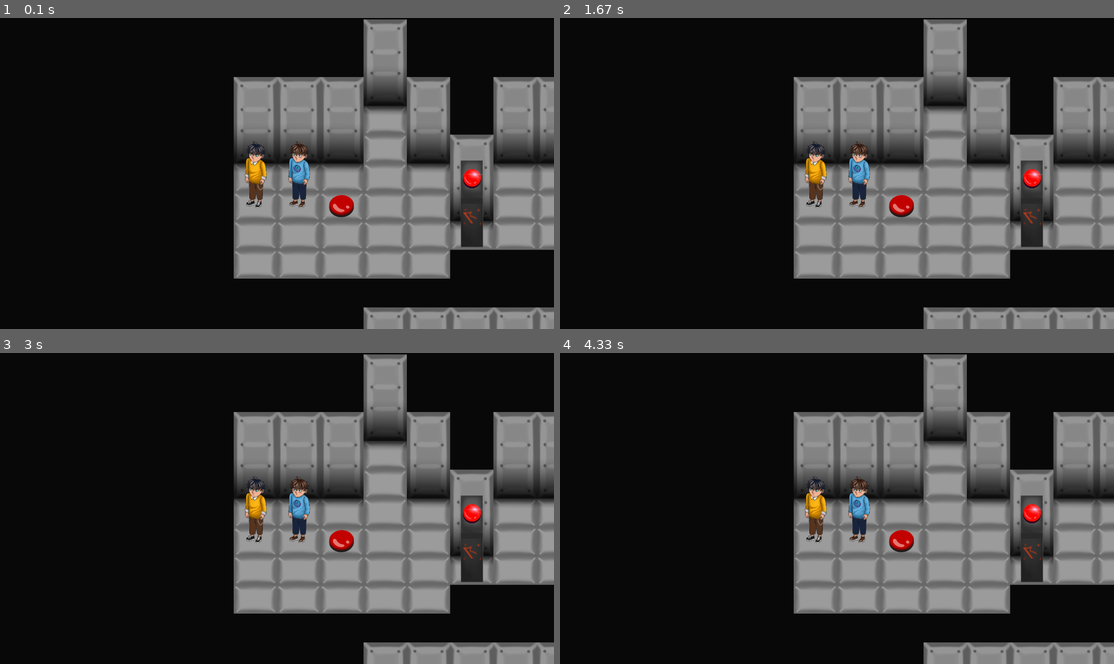
Above: before the commit, frames 1-4 (two rows, left to right).
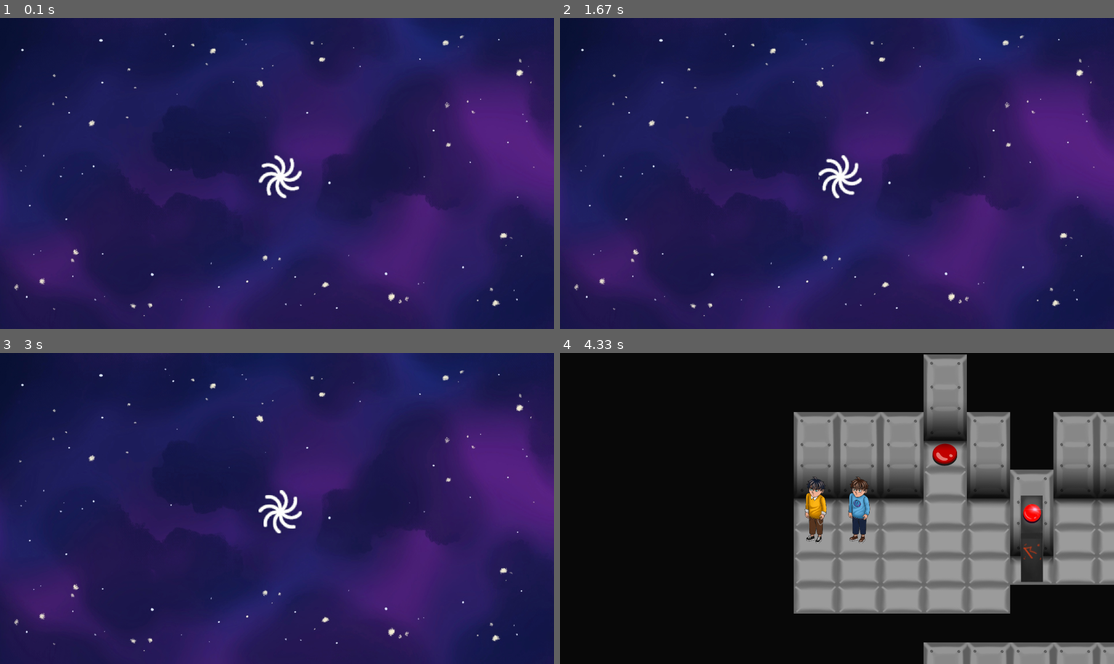
Above: after the commit, the same moments.

Repository: Depiflaks/PyGameProject
Game: pygame game, started from GAME/Main.py
Same seed, same stepped clock (60 frames per second), same inputs: the game is played once before the commit and once after it.
Inputs:
- Up to frame 1 (0.1 s): no input
- Up to frame 2 (1.67 s): no input
- Up to frame 3 (3 s): no input
- Up to frame 4 (4.33 s): no input

The runs differ from the first frame. In frame 1, 100% of the frame differs, in the area x 0-100%, y 0-100%; in frame 2, 100%; in frame 3, 100%; in frame 4, 0.5%.

Commit message:
загрузочный экран

Diff:
--- a/GAME/BattleGround.py
+++ b/GAME/BattleGround.py
@@ -75,7 +75,7 @@
                     if j.act_obj == 777:
                         c += 1
                         if c == 2:
-                            print(1)
+                            return True
                     else:
                         j.cur_frame = 1
                         j.image = j.frames[j.cur_frame]
--- a/GAME/Consts.py
+++ b/GAME/Consts.py
@@ -2,6 +2,7 @@
 WALL_SIZE = 150, 390
 DOOR_SIZE = 150, 300
 PLAYER_SIZE = 150, 250
+LOADING_SIZE = 150, 150
 FPS = 60
 SPEED = 400
 WINDOW_W = 1920
--- a/GAME/Levels.py
+++ b/GAME/Levels.py
@@ -3,11 +3,16 @@
 from Character import Chrc
 from Consts import *
 import pygame
+from threading import Thread
+from Load import *
 
 
 class Level:
     def __init__(self, directory, screen):
         self.screen = screen
+        self.loaded = False
+        th1 = Thread(target=self.loading)
+        th1.start()
         self.single_screen = True
         self.board_center = Board(f'{directory}/l.csv', (0 - CELL_SIZE[0], 0), 1920 + CELL_SIZE[0], CENTER, 1500)
         self.board_left = Board(f'{directory}/l.csv', (0 - CELL_SIZE[0], 0), (WINDOW_W + CELL_SIZE[0]) // 2,
@@ -31,6 +36,7 @@
         self.board_left.add(self.chrc_1_left, layer=CHARACTERS_LAYER)
 
         self.board_right.add(self.chrc_2_right, layer=CHARACTERS_LAYER)
+        self.loaded = True
 
     def updateStates(self, event):
         self.chrc_1_center.updateState(event)
@@ -48,7 +54,7 @@
         self.board_center.toStartForm()
         self.board_left.toStartForm()
         self.board_right.toStartForm()
-        self.board_center.update()
+        end = self.board_center.update()
         self.board_left.copyFrom(self.board_center)
         self.board_right.copyFrom(self.board_center)
         characters.update()
@@ -72,5 +78,35 @@
             self.board_right.draw(self.screen)
             self.board_left.draw(self.screen)
             wall_group.draw(self.screen)
+        if end:
+            return True
         pygame.display.flip()
         clock.tick(FPS)
+
+    def loading(self):
+        pygame.init()
+        load = Loading()
+        while True:
+            self.screen.blit(background, (0, 0))
+            load.update()
+            self.screen.blit(pygame.transform.scale(load.image, LOADING_SIZE), (load.rect.x, load.rect.y))
+            pygame.display.flip()
+            clock.tick(FPS)
+            if self.loaded:
+                break
+
+
+class LevelManager:
+    def __init__(self, *levels, screen=None):
+        self.levels = list(levels)
+        self.currentLevel = 0
+        self.screen = screen
+        self.level = Level(self.levels[self.currentLevel], self.screen)
+    def next(self, flag):
+        if not flag:
+            return
+        self.currentLevel += 1
+        if (len(self.levels) > self.currentLevel):
+            self.level = Level(self.levels[self.currentLevel], self.screen)
+        else:
+            print("Вы победили!")
--- /dev/null
+++ b/GAME/Load.py
@@ -0,0 +1,17 @@
+from BattleGround import *
+from Statics import *
+from Character import Chrc
+from Consts import *
+from threading import Thread
+class Loading(pygame.sprite.Sprite):
+    def __init__(self):
+        self.index = 0
+        self.anim = loading
+        self.image = loading[self.index % len(loading)]
+        self.rect = self.image.get_rect()
+        self.rect.x = CENTER[0] - self.image.get_width()
+        self.rect.y = CENTER[1] - self.image.get_height()
+
+    def update(self):
+        self.index += 1
+        self.image = loading[self.index % len(loading)]
--- a/GAME/Main.py
+++ b/GAME/Main.py
@@ -2,14 +2,14 @@
 
 pygame.init()
 size = WINDOW_W, WINDOW_H
-# screen = pygame.display.set_mode(size, pygame.FULLSCREEN)
-screen = pygame.display.set_mode(size)
+screen = pygame.display.set_mode(size, pygame.FULLSCREEN)
+#screen = pygame.display.set_mode(size)
 pygame.display.set_caption('ToGetHer')
 running = True
 
-screen.fill(BACKGROUND_COLOR)
+screen.fill((10, 255, 10))
 
-level = Level("l2", screen)
+levelManager = LevelManager("l1", "l2", screen=screen)
 
 while running:
     for event in pygame.event.get():
@@ -20,6 +20,6 @@
                 running = False
             if event.key == pygame.K_c:
                 pygame.display.iconify()
-        level.updateStates(event)
-    level.update()
+        levelManager.level.updateStates(event)
+    levelManager.next(levelManager.level.update())
 pygame.quit()
--- a/GAME/Statics.py
+++ b/GAME/Statics.py
@@ -44,6 +44,19 @@
             board1.width, board2.width = board2.width, board1.width
 
 
+def cut_sheet(data):
+    sheet, columns, rows = data[0], data[1], data[2]
+    frames = []
+    rect = pygame.Rect(0, 0, sheet.get_width() // columns,
+                            sheet.get_height() // rows)
+    for j in range(rows):
+        for i in range(columns):
+            frame_location = (rect.w * i, rect.h * j)
+            frames.append(sheet.subsurface(pygame.Rect(
+                frame_location, rect.size)))
+    return frames
+
+
 ticks = 0
 clock = pygame.time.Clock()
 characters = pygame.sprite.Group()
@@ -60,3 +73,5 @@
         "../resources/img/characters/2/up.png"), 1, 4],
                 [pygame.image.load("../resources/img/characters/2/down.png"), 1, 4], [pygame.image.load(
         "../resources/img/characters/2/leftRight.png"), 4, 1]]
+loading = cut_sheet([pygame.image.load("../resources/img/loading.png"), 9, 1])
+background = pygame.image.load("../resources/img/background.jpg")
--- a/resources/levels/l1/l.csv
+++ b/resources/levels/l1/l.csv
@@ -2,7 +2,7 @@
 0;0;0;0;0;0;0;0;0;0;0;0;0;0;0;0;0;0;0;0;0;0;0
 0;0;0;0;2;0;0;0;0;0;0;0;0;4;0;0;0;0;0;0;1;3;0
 0;0;0;0;1;0;0;0;0;0;0;0;0;1;0;0;0;0;0;0;1;1;0
-0;1;1;1;1;1;0;1;1;1;0;0;0;1;0;0;0;0;0;0;1;1;0
+0;1;1;1;1;1;0;1;1;1;0;0;0;1;0;0;0;0;0;0;1;5;0
 0;1;1;1;1;1;0;1;1;1;0;0;0;1;0;0;1;12;1;11;1;1;0
 0;1;1;1;1;1;10;1;1;1;10;1;11;1;0;0;1;0;1;0;1;1;0
 0;1;1;1;1;1;0;0;0;1;0;0;0;1;0;0;1;0;1;0;1;1;0
Binary file added: resources/img/background.jpg
Binary file added: resources/img/loading.png
